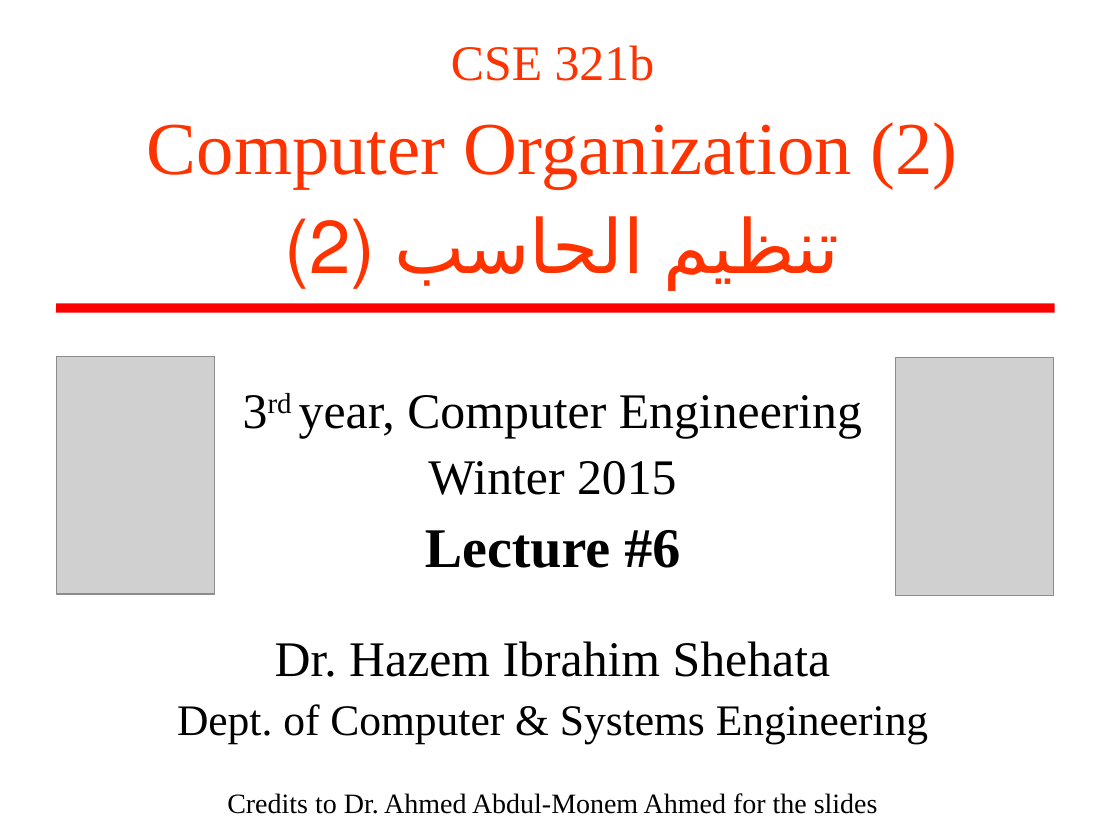
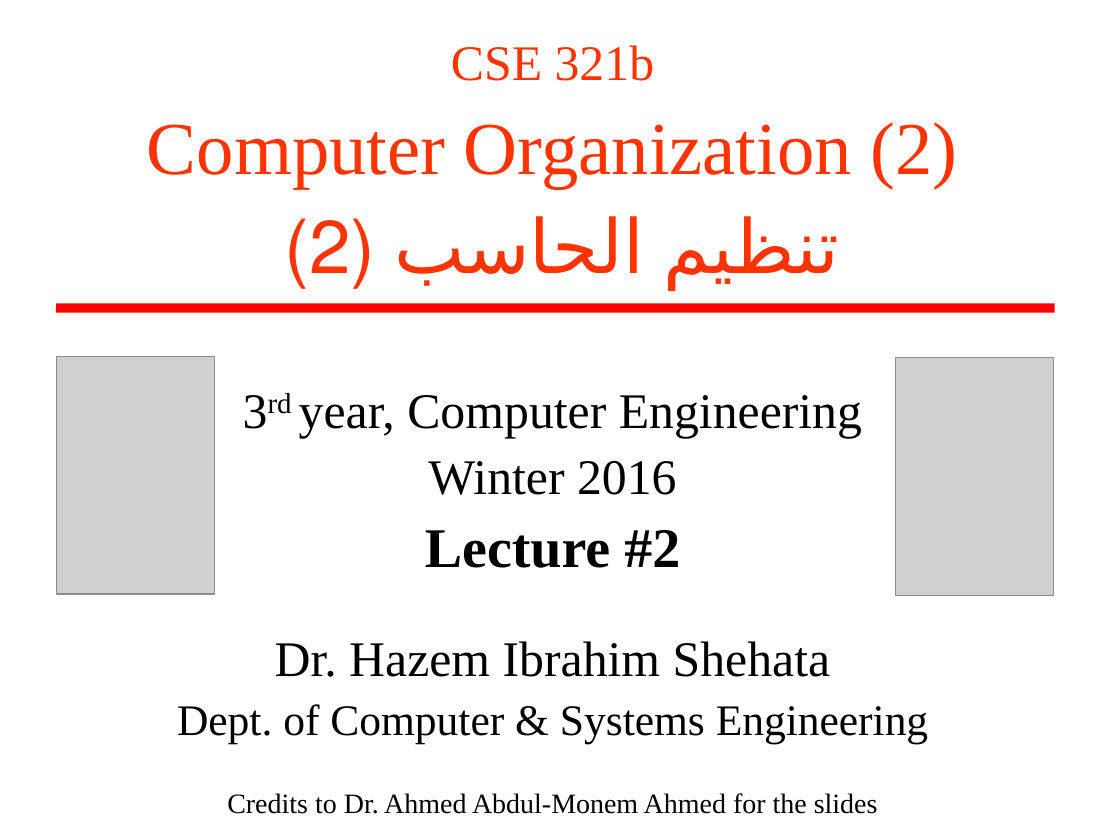
Before and after one commit to hshehata/hshehata.github.io, a slide deck: slide 1 of courses/zu/cse321b/files/lecture_02.ppt. Drawn at 1120x840 pixels with LibreOffice and Linux fonts; fonts in the diff are those of the drawing; grey boxes stand for pictures. Boxes give left, top, right and bottom in pixels: in the first picture for what was removed or moved away, otherwise in the second. Text is boxed around its words. In the diff, an @@ line names an element or a change of style, - is before the commit and + after.

```diff
--- a/courses/zu/cse321b/files/lecture_02.ppt
+++ b/courses/zu/cse321b/files/lecture_02.ppt
@@ subtitle at [425,461,680,568]: text changed @@
-Winter 2015
-Lecture #6
+Winter 2016
+Lecture #2
```
Also in this commit, not shown: 7 other files.
